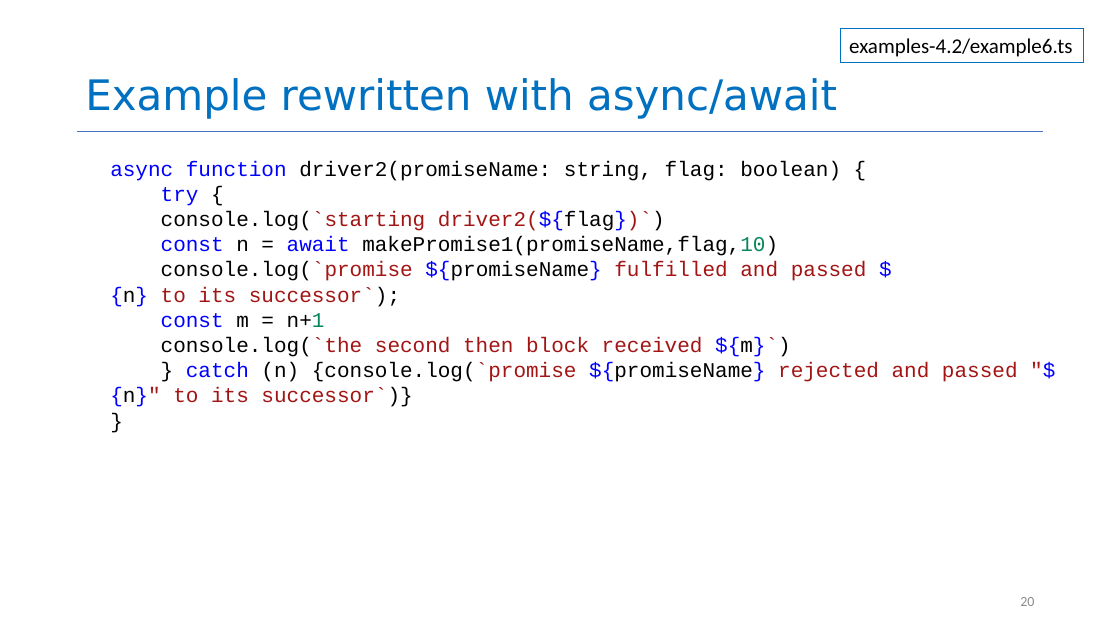
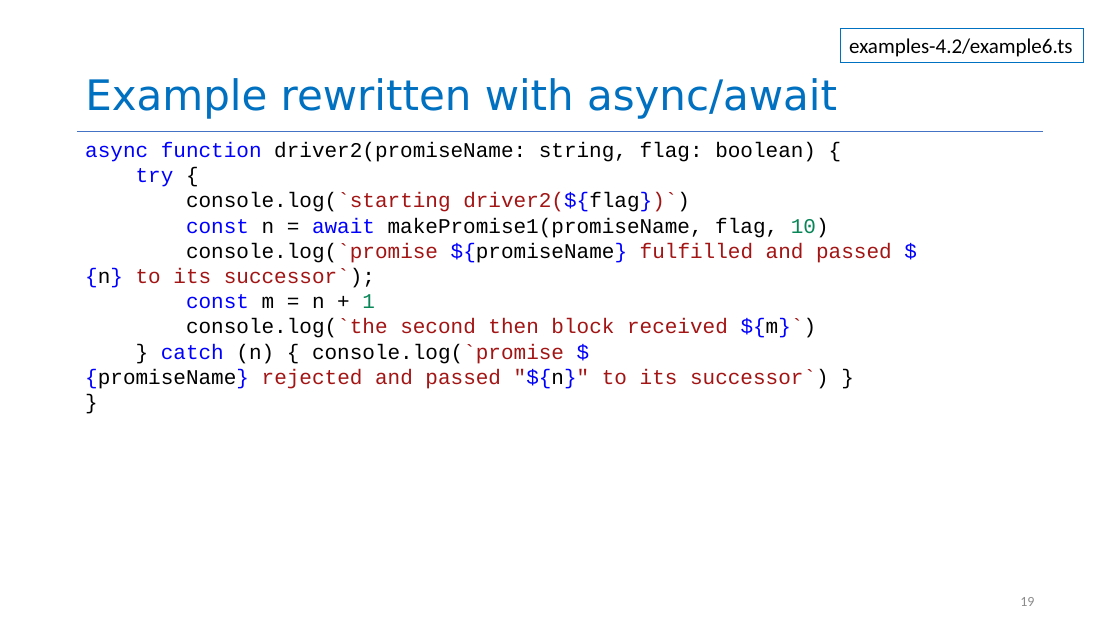
Before and after one commit to neu-se/CS4530-CS5500-Spring-2021, a slide deck: slide 19 of Slides/Lesson 4.2 Promises that Fail and Async.pptx (slide 20 before the commit). Drawn at 1120x630 pixels with LibreOffice and Linux fonts; fonts in the diff are those of the drawing. Boxes give left, top, right and bottom in pixels: in the first picture for what was removed or moved away, otherwise in the second. Text is boxed around its words. In the diff, an @@ line names an element or a change of style, - is before the commit and + after.

```diff
--- a/Slides/Lesson 4.2 Promises that Fail and Async.pptx
+++ b/Slides/Lesson 4.2 Promises that Fail and Async.pptx
@@ text "async function driver2(promiseName: string, flag: ..." moved from (x1=110, y1=161, x2=1018, y2=407) to (x1=85, y1=142, x2=892, y2=389) @@
@@ text at (x1=186, y1=218, x2=829, y2=238): spaces changed @@
-const n = await makePromise1(promiseName,flag,10)
+const n = await makePromise1(promiseName, flag, 10)
@@ text at (x1=186, y1=294, x2=375, y2=309): spaces changed @@
-const m = n+1
+const m = n + 1
@@ text at (x1=85, y1=344, x2=829, y2=389): spaces changed @@
-} catch (n) {console.log(`promise ${promiseName} rejected and passed "${n}" to its successor`)}
+} catch (n) { console.log(`promise ${promiseName} rejected and passed "${n}" to its successor`) }
@@ page number at (x1=1020, y1=597, x2=1034, y2=606): text changed @@
-20
+19
```
Also in this commit, not shown: 10 other slides changed, 1 slide removed, 2 other files.
